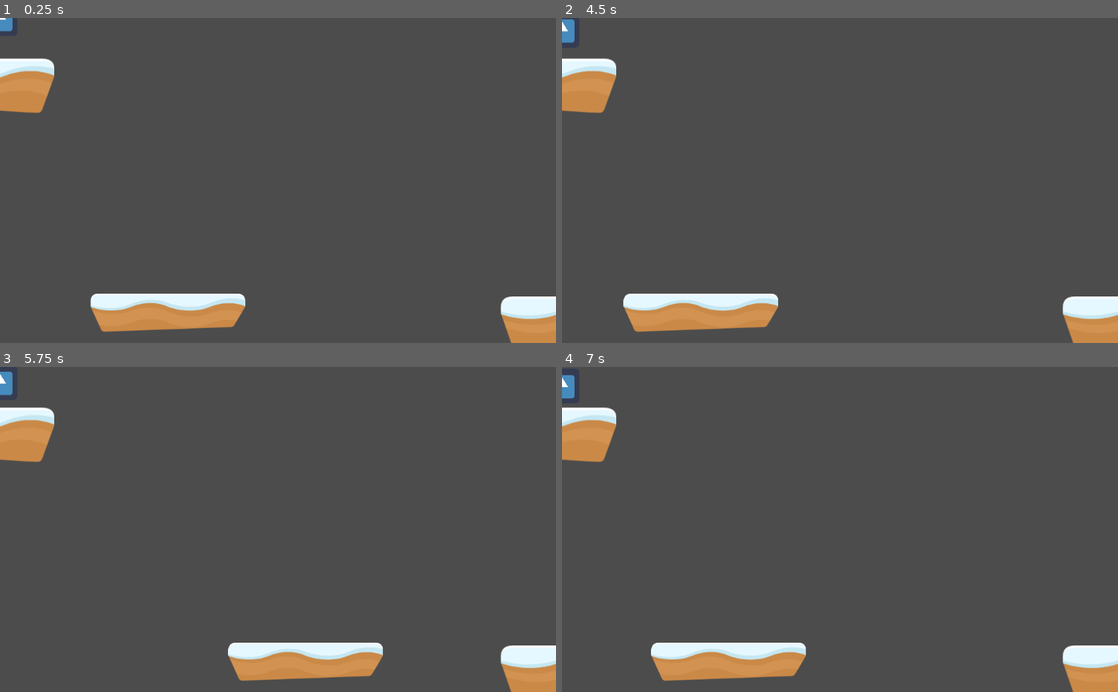
Above: before the commit, frames 1-4 (two rows, left to right).
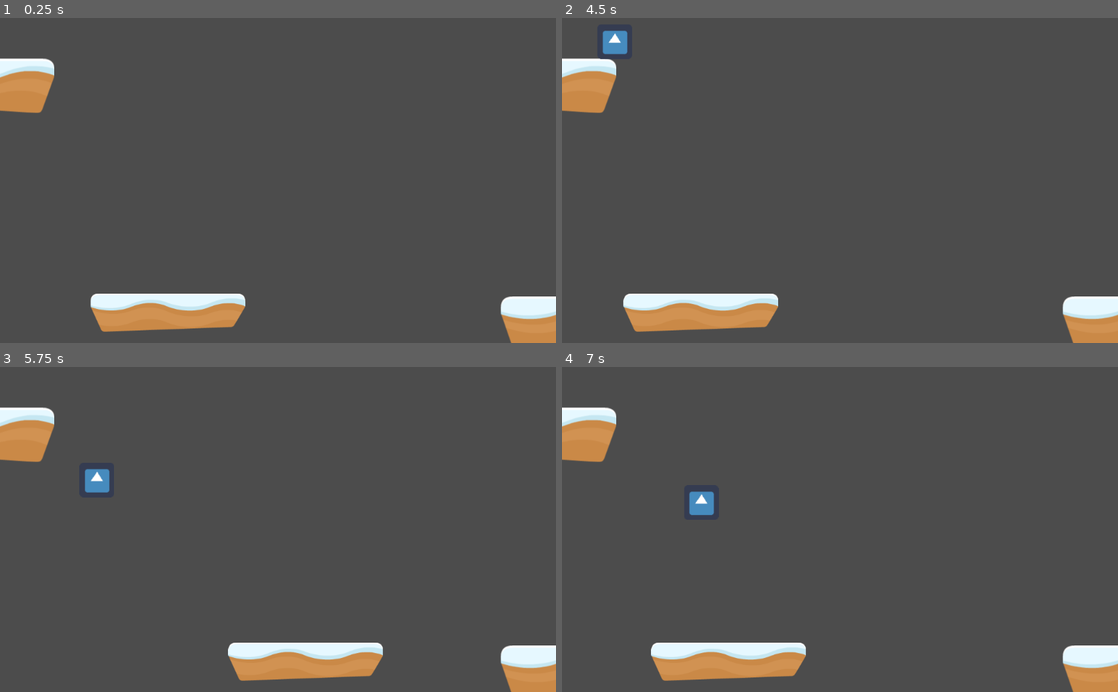
Above: after the commit, the same moments.

Repository: juunishimaster/godot-wild-jam-15
Game: Godot game, scene res://World.tscn
The game is run twice, just before and just after one commit, with the same random seed, the same clock (stepped at 60 frames per second) and the same inputs. The engine's default icon, where the game draws it, is replaced by a stand-in: a white triangle on a blue panel in a dark square.
Inputs (mouse positions are in pixels of both pictures, inside the frame that each line leads up to):
- Up to frame 1 (0.25 s): no input
- Up to frame 2 (4.5 s): tap Enter at 0.5, 2, 3.5 s; drag from (728, 307) to (895, 109) at 0.52 s; tap Space at 1.25, 2.75, 4.25 s; drag from (728, 196) to (812, 245) at 1.27 s; move the mouse to (895, 109) at 2.02 s; tap Up (ui_up) at 2.1 s; drag from (812, 245) to (673, 131) at 2.77 s; move the mouse to (1006, 229) at 3.52 s; hold Up (ui_up) 3.53-4.25 s; drag from (673, 131) to (756, 99) at 4.27 s
- Up to frame 3 (5.75 s): move the mouse to (305, 529) at 5.02 s; hold Up (ui_up) from 5.03 s (still down); click (305, 529) at 5.17 s
- Up to frame 4 (7 s): release Up (ui_up) at 5.75 s; drag from (756, 448) to (728, 545) at 5.77 s; move the mouse to (962, 513) at 6.52 s; tap Up (ui_up) at 6.6, 6.77 s

The runs differ from the first frame. In frame 1, less than 0.1% of the frame differs, in the area x 0-3%, y 0-5%; in frame 2, 0.5%, in the area x 0-12%, y 0-13%; in frame 3, 0.5%; in frame 4, 0.5%.

Commit message:
+ Add something

Diff:
--- a/Escapee.gd
+++ b/Escapee.gd
@@ -2,20 +2,23 @@
 
 # Declare member variables here.
 const UP = Vector2(0, -1)
-const GRAVITY = 5
+const GRAVITY = 10
 
 var motion = Vector2()
 
 # Called when the node enters the scene tree for the first time.
 func _ready():
+	randomize()
 	pass # Replace with function body.
 
 # Called every frame. 'delta' is the elapsed time since the previous frame.
 func _physics_process(delta):
-	motion.y = GRAVITY
+	motion.y += GRAVITY
 
-	#if is_on_floor():
-	#	motion.y = 0
+	if is_on_floor():
+		if Input.is_action_just_pressed("ui_up"):
+			motion.y = -700
+			motion.x = randi() % 20 + 50
 
 	motion = move_and_slide(motion, UP)
 	pass
--- a/World.tscn
+++ b/World.tscn
@@ -11,9 +11,16 @@
 [sub_resource type="RectangleShape2D" id=2]
 extents = Vector2( 189.251, 34.6064 )
 
+[sub_resource type="RectangleShape2D" id=3]
+extents = Vector2( 12.6246, 28.4874 )
+
+[sub_resource type="RectangleShape2D" id=4]
+extents = Vector2( 66.5586, 11.6899 )
+
 [node name="World" type="Node2D"]
 
 [node name="StartPlatform" type="StaticBody2D" parent="."]
+editor/display_folded = true
 position = Vector2( -0.132965, 125.417 )
 __meta__ = {
 "_edit_group_": true
@@ -27,6 +34,7 @@
 texture = ExtResource( 1 )
 
 [node name="FinishPlatform" type="StaticBody2D" parent="."]
+editor/display_folded = true
 position = Vector2( 1021.99, 564.347 )
 __meta__ = {
 "_edit_group_": true
@@ -40,7 +48,6 @@
 texture = ExtResource( 1 )
 
 [node name="MoveablePlatform" type="KinematicBody2D" parent="."]
-editor/display_folded = true
 position = Vector2( 309.27, 543.801 )
 scale = Vector2( 0.75, 0.75 )
 input_pickable = true
@@ -57,3 +64,22 @@
 texture = ExtResource( 3 )
 
 [node name="Escapee" parent="." instance=ExtResource( 4 )]
+position = Vector2( -57.76, 40.6125 )
+
+[node name="StartJumpArea" type="Area2D" parent="."]
+position = Vector2( 79.0247, 37.2127 )
+__meta__ = {
+"_edit_group_": true
+}
+
+[node name="CollisionShape2D" type="CollisionShape2D" parent="StartJumpArea"]
+shape = SubResource( 3 )
+
+[node name="GoalArea" type="Area2D" parent="."]
+position = Vector2( 993.795, 498.386 )
+__meta__ = {
+"_edit_group_": true
+}
+
+[node name="CollisionShape2D" type="CollisionShape2D" parent="GoalArea"]
+shape = SubResource( 4 )
Not shown: 1 places in World.tscn that only renumber resources
